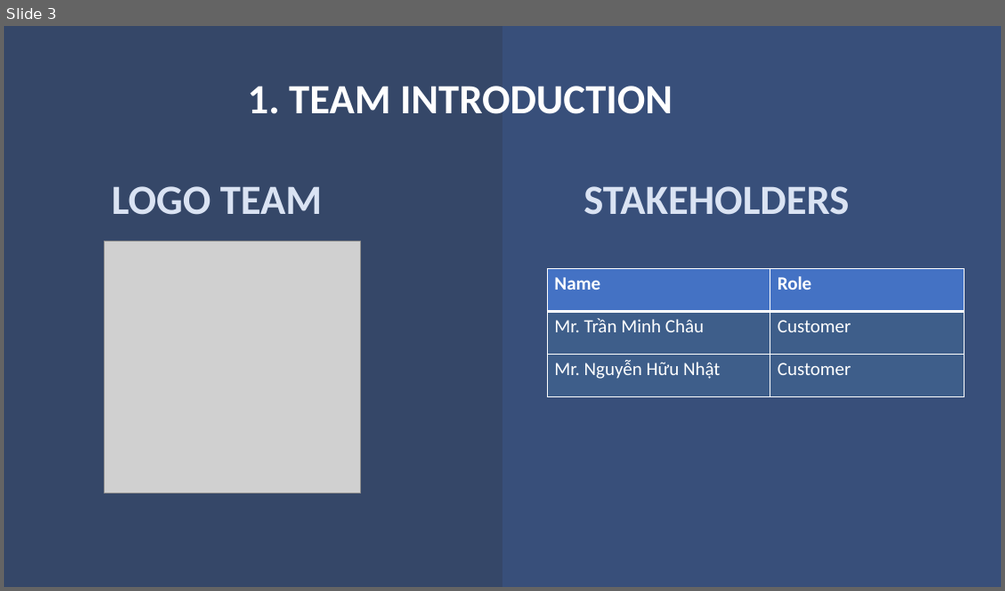
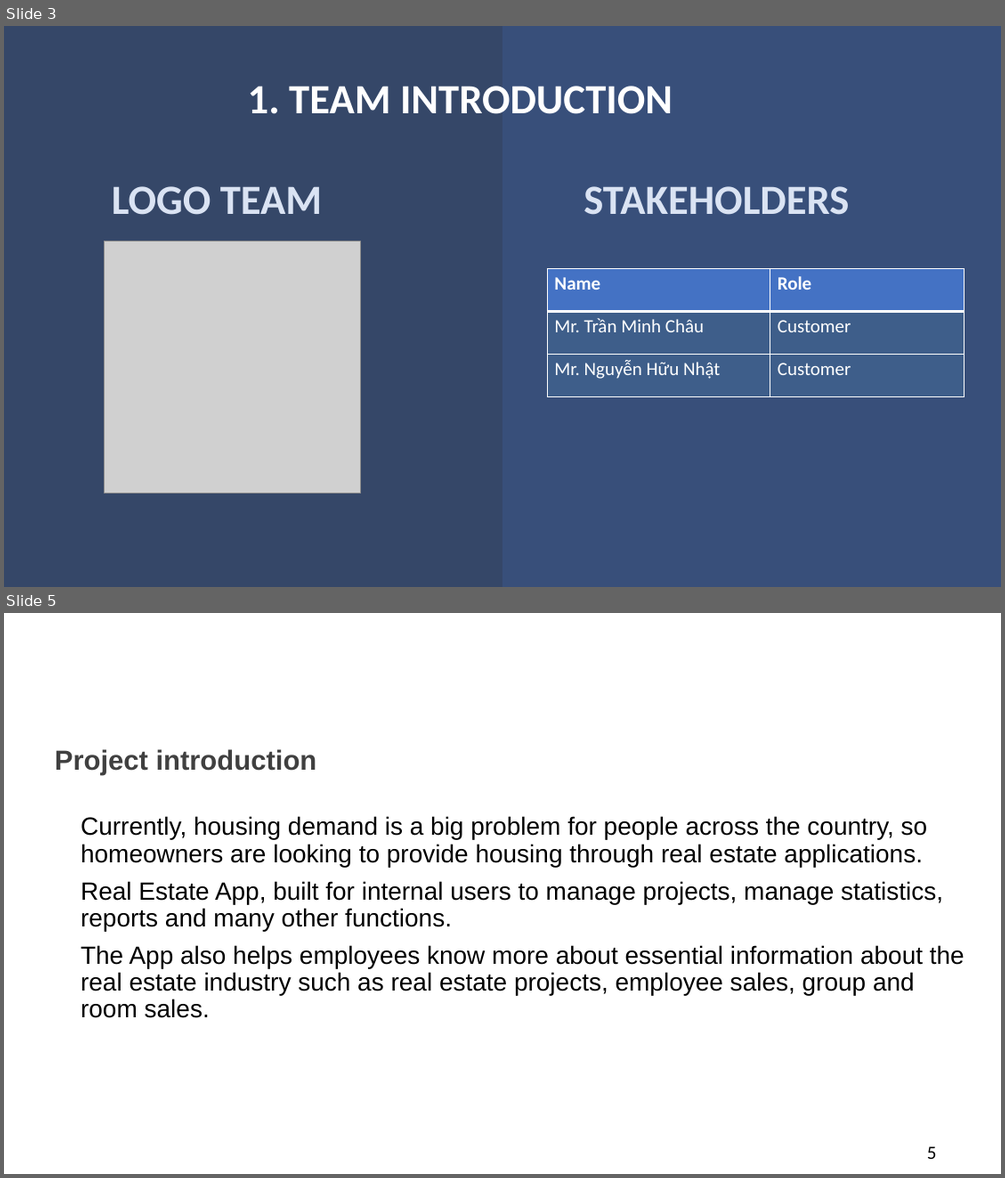
Before and after one commit to DamianHuynh/Capstone-Project, a slide deck: Improgress/PM-3.pptx. Shown one above the other, each under a label of ours: slide 3 before the commit, slides 3 and 5 after it; the slides between them are not shown. The pictures are 1005x591 and 1005x1178 pixels, drawn with LibreOffice and Linux fonts; fonts in the diff are those of the drawing; grey boxes stand for pictures; background and template pictures are left out; a plain dark background stands for a picture behind light text. Boxes give left, top, right and bottom in pixels: in the first picture for what was removed or moved away, otherwise in the second. Text is boxed around its words. In the diff, an @@ line names an element or a change of style, - is before the commit and + after.

```diff
--- a/Improgress/PM-3.pptx
+++ b/Improgress/PM-3.pptx
@@ slide 5 added at bbox=[4, 613, 1001, 1174], background picture (left out) @@
@@ title added at bbox=[4, 613, 1001, 709], 44 pt, text #FFFFFF, bold @@
+2. Project overview
@@ text added at bbox=[55, 749, 317, 776], 26.7 pt, text #404040, bold @@
+Project introduction
@@ text added at bbox=[81, 816, 964, 1018], 24 pt, text #000000 @@
+Currently, housing demand is a big problem for people across the country, so homeowners are looking to provide housing through real estate applications.
+Real Estate App, built for internal users to manage projects, manage statistics, reports and many other functions.
+The App also helps employees know more about essential information about the real estate industry such as real estate projects, employee sales, group and room sales.
@@ page number added at bbox=[927, 1146, 937, 1159], 18 pt, text #000000 @@
+5
```
Also in this commit, not shown: 7 slides changed, 2 slides removed.
